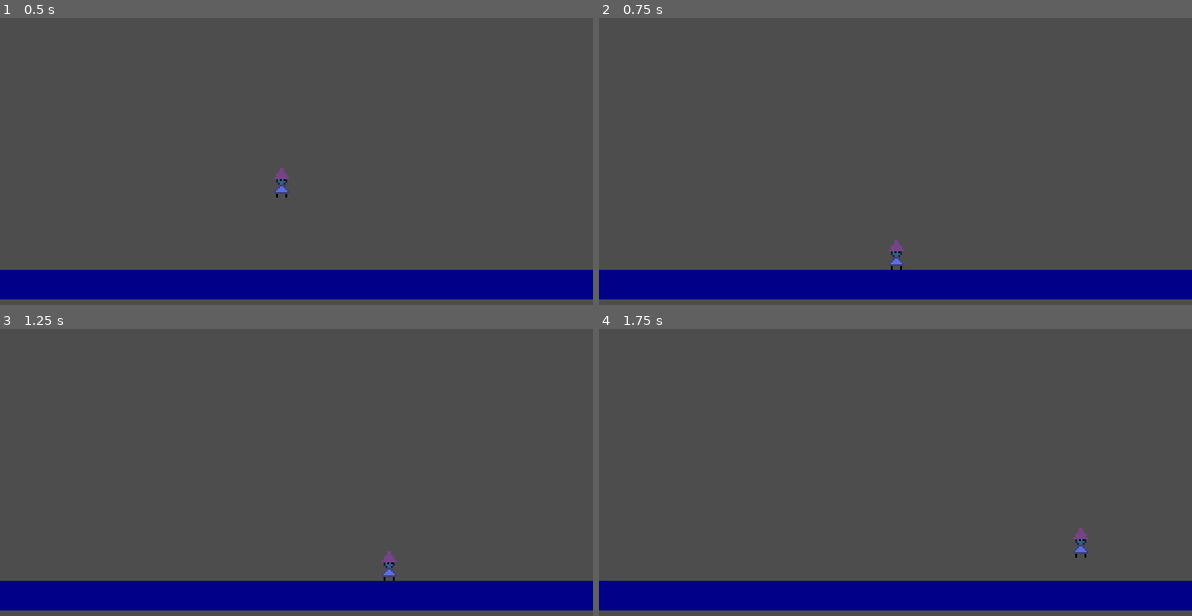
Above: before the commit, frames 1-4 (two rows, left to right).
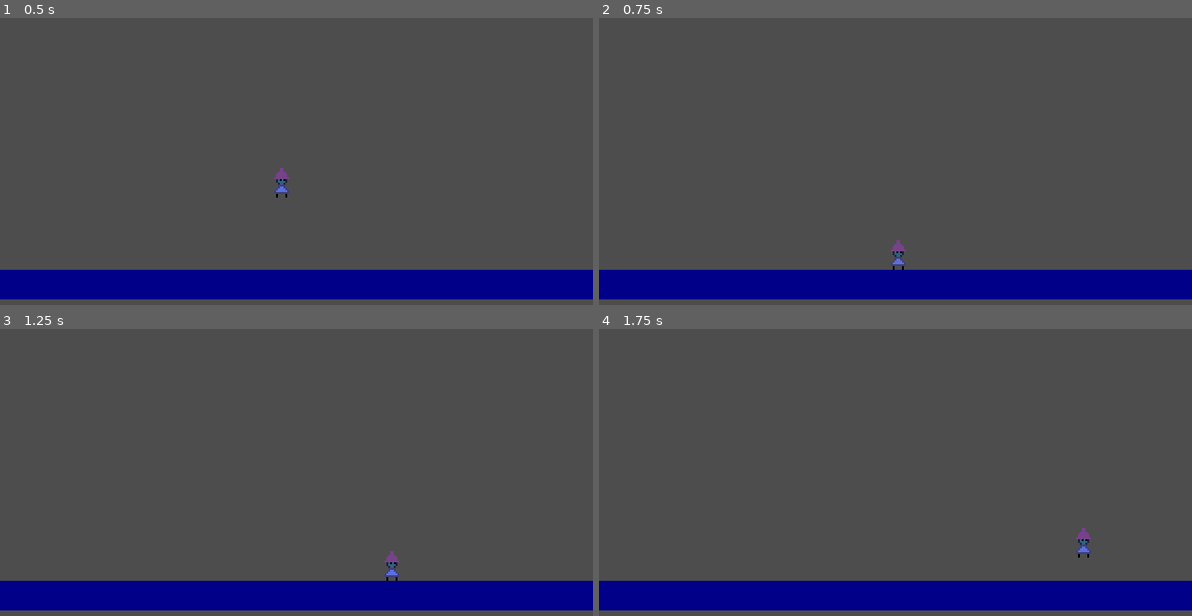
Above: after the commit, the same moments.

Repository: Vetle-Dyngeland/godot_platformer
Game: Godot game, scene res://scenes/world.tscn
Two runs of this game, one before a commit and one after it. Both use one fixed random seed, a clock stepped at 60 frames per second and the inputs below.
Inputs:
- Up to frame 1 (0.5 s): no input
- Up to frame 2 (0.75 s): hold Right (move_right) from 0.53 s (still down)
- Up to frame 3 (1.25 s): keep holding Right (move_right); tap C (jump) at 0.77 s
- Up to frame 4 (1.75 s): keep holding Right (move_right); tap C (jump) at 1.52 s

Frame 1 is identical in both runs. In frame 2, 0.1% of the frame differs, in the area x 48-52%, y 77-88%; in frame 3, 0.1%, in the area x 64-68%, y 77-88%; in frame 4, 0.1%.

Commit message:
turnaround multi instead of being able to both accelerate and deccelerate

Diff:
--- a/scripts/player/player.gd
+++ b/scripts/player/player.gd
@@ -76,6 +76,7 @@
 @export var decceleration_force := 500.0
 @export var air_control_multi := 0.7
 @export var air_friction_multi := 0.1
+@export var turnaround_multi := 2
 
 var movement_input = InputAction.new(["move_left", "move_right", "move_up", "move_down"])
 var jump_input = InputAction.new("jump")
@@ -113,14 +114,16 @@
 
     if abs(direction) > 0:
         accelerate(delta, direction)
-
-    if abs(direction) == 0 || sign(direction) != sign(velocity.x):
-        deccelerate(delta)
+        return
+    deccelerate(delta)
 
 func accelerate(delta: float, direction: float):
     var accel = acceleration_force * delta
     if not is_on_floor():
         accel *= air_control_multi
+
+    if sign(direction) != sign(velocity.x):
+        accel *= turnaround_multi
 
     velocity.x = move_toward(velocity.x, max_speed * direction, accel)
 
